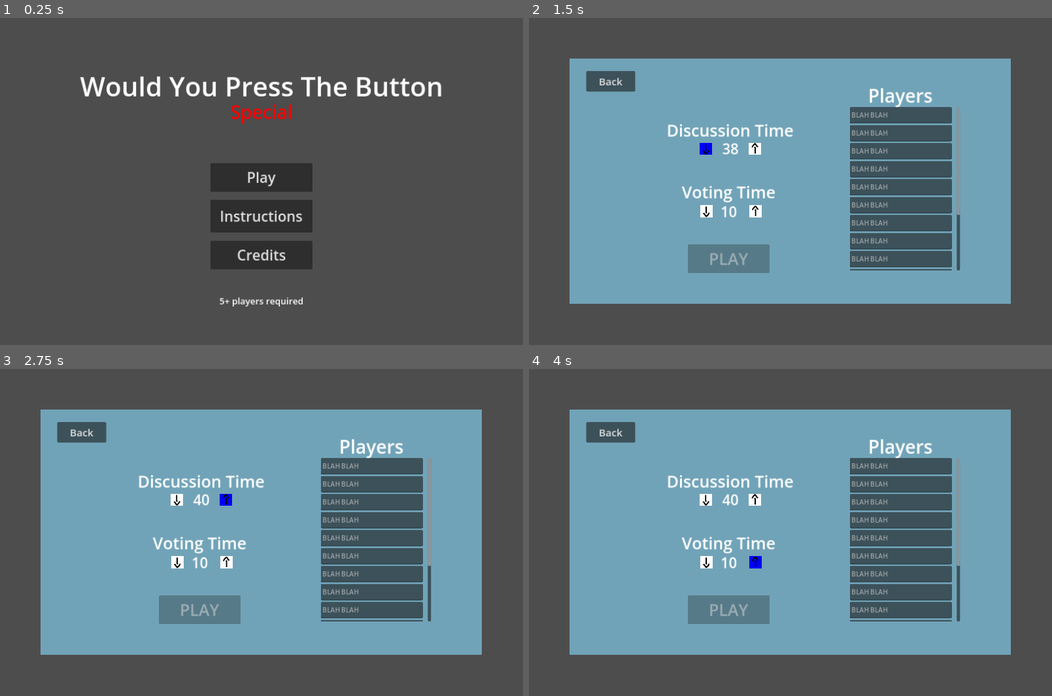
Above: before the commit, frames 1-4 (two rows, left to right).
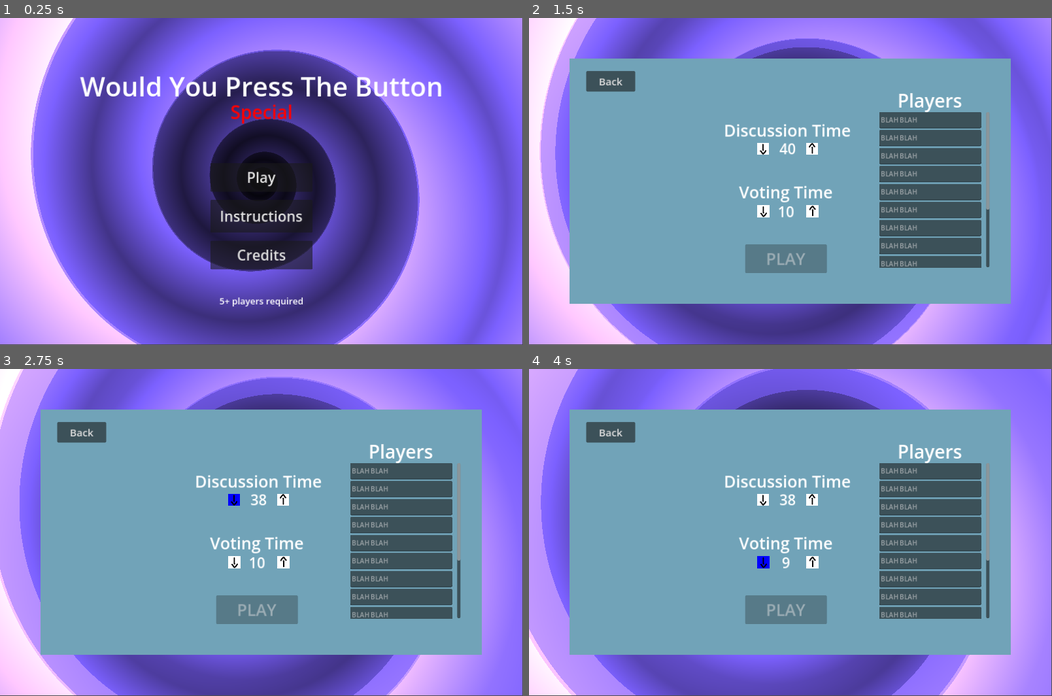
Above: after the commit, the same moments.

Repository: Beepered/WouldYouPressTheButton-Special
Game: Godot game, scene res://scenes/game_manager.tscn
The game is run twice, just before and just after one commit, with the same random seed, the same clock (stepped at 60 frames per second) and the same inputs.
Inputs (mouse positions are in pixels of both pictures, inside the frame that each line leads up to):
- Up to frame 1 (0.25 s): no input
- Up to frame 2 (1.5 s): click "Play" at 0.5 s; move the mouse to (706, 148) at 1.27 s; click (706, 148) at 1.42 s
- Up to frame 3 (2.75 s): move the mouse to (224, 499) at 2.02 s; click (224, 499) at 2.17 s
- Up to frame 4 (4 s): move the mouse to (706, 561) at 2.77 s; click (706, 561) at 2.92 s; move the mouse to (753, 561) at 3.52 s; click (753, 561) at 3.67 s

The runs differ from the first frame. In frame 1, 95% of the frame differs, in the area x 0-100%, y 0-100%; in frame 2, 48%; in frame 3, 48%; in frame 4, 48%.

Commit message:
export settings

Diff:
--- a/wouldyoupressthebutton-special/scenes/PlayScene.tscn
+++ b/wouldyoupressthebutton-special/scenes/PlayScene.tscn
@@ -44,9 +44,9 @@
 anchors_preset = 5
 anchor_left = 0.5
 anchor_right = 0.5
-offset_left = -576.0
-offset_right = 576.0
-offset_bottom = 40.0
+offset_left = -640.0
+offset_right = 640.0
+offset_bottom = 50.0
 grow_horizontal = 2
 theme_override_styles/background = SubResource("StyleBoxFlat_cwot8")
 theme_override_styles/fill = SubResource("StyleBoxFlat_3lfi2")
@@ -57,12 +57,12 @@
 anchors_preset = 5
 anchor_left = 0.5
 anchor_right = 0.5
-offset_left = -300.0
-offset_top = 58.0
-offset_right = 300.0
-offset_bottom = 98.0
-grow_horizontal = 2
-theme_override_font_sizes/font_size = 20
+offset_left = -350.0
+offset_top = 89.0
+offset_right = 350.0
+offset_bottom = 139.0
+grow_horizontal = 2
+theme_override_font_sizes/font_size = 25
 text = "title"
 horizontal_alignment = 1
 vertical_alignment = 1
@@ -72,12 +72,12 @@
 anchors_preset = 5
 anchor_left = 0.5
 anchor_right = 0.5
-offset_left = -459.0
-offset_top = 112.0
-offset_right = 459.0
-offset_bottom = 279.0
-grow_horizontal = 2
-theme_override_font_sizes/font_size = 30
+offset_left = -475.0
+offset_top = 160.0
+offset_right = 475.0
+offset_bottom = 330.0
+grow_horizontal = 2
+theme_override_font_sizes/font_size = 35
 text = "prompt"
 horizontal_alignment = 1
 vertical_alignment = 1
@@ -90,9 +90,9 @@
 anchor_right = 0.5
 anchor_bottom = 0.5
 offset_left = -400.0
-offset_top = -35.0
+offset_top = -62.0
 offset_right = 400.0
-offset_bottom = 35.0
+offset_bottom = 8.0
 grow_horizontal = 2
 grow_vertical = 2
 theme_override_font_sizes/font_size = 25
@@ -105,14 +105,22 @@
 visible = false
 
 [node name="SkipButton" type="Button" parent="Discussion"]
-offset_left = 471.0
-offset_top = 507.0
-offset_right = 671.0
-offset_bottom = 552.0
+anchors_preset = 7
+anchor_left = 0.5
+anchor_top = 1.0
+anchor_right = 0.5
+anchor_bottom = 1.0
+offset_left = -100.0
+offset_top = -150.0
+offset_right = 100.0
+offset_bottom = -105.0
+grow_horizontal = 2
+grow_vertical = 0
 theme_override_font_sizes/font_size = 20
 text = "skip discussion"
 
 [node name="Voting" type="CanvasLayer" parent="."]
+visible = false
 
 [node name="Countdown" type="Label" parent="Voting"]
 anchors_preset = 8
@@ -131,10 +139,17 @@
 
 [node name="YesButton" type="Button" parent="Voting"]
 visible = false
-offset_left = 514.0
-offset_top = 395.0
-offset_right = 624.0
-offset_bottom = 505.0
+anchors_preset = 7
+anchor_left = 0.5
+anchor_top = 1.0
+anchor_right = 0.5
+anchor_bottom = 1.0
+offset_left = -65.0
+offset_top = -298.0
+offset_right = 65.0
+offset_bottom = -168.0
+grow_horizontal = 2
+grow_vertical = 0
 theme_override_font_sizes/font_size = 30
 theme_override_styles/hover = SubResource("StyleBoxFlat_qnjcf")
 theme_override_styles/pressed = SubResource("StyleBoxFlat_yswfn")
@@ -143,10 +158,17 @@
 
 [node name="NoButton" type="Button" parent="Voting"]
 visible = false
-offset_left = 459.0
-offset_top = 534.0
-offset_right = 679.0
-offset_bottom = 594.0
+anchors_preset = 7
+anchor_left = 0.5
+anchor_top = 1.0
+anchor_right = 0.5
+anchor_bottom = 1.0
+offset_left = -120.0
+offset_top = -137.0
+offset_right = 120.0
+offset_bottom = -67.0
+grow_horizontal = 2
+grow_vertical = 0
 theme_override_colors/font_color = Color(0.347817, 0.347817, 0.347817, 1)
 theme_override_font_sizes/font_size = 25
 theme_override_styles/hover = SubResource("StyleBoxFlat_pa4wk")
@@ -163,9 +185,9 @@
 anchor_left = 0.5
 anchor_right = 0.5
 offset_left = -182.5
-offset_top = 47.0
+offset_top = 113.0
 offset_right = 182.5
-offset_bottom = 160.0
+offset_bottom = 226.0
 grow_horizontal = 2
 theme_override_font_sizes/font_size = 40
 text = "Game Finished
@@ -179,9 +201,9 @@
 anchor_right = 0.5
 anchor_bottom = 1.0
 offset_left = -300.0
-offset_top = -148.0
+offset_top = -163.0
 offset_right = 300.0
-offset_bottom = -35.0
+offset_bottom = -50.0
 grow_horizontal = 2
 grow_vertical = 0
 theme_override_colors/font_color = Color(0.781364, 0.703021, 0.371483, 1)
--- a/wouldyoupressthebutton-special/scenes/game_manager.tscn
+++ b/wouldyoupressthebutton-special/scenes/game_manager.tscn
@@ -1,6 +1,7 @@
-[gd_scene load_steps=4 format=3 uid="uid://dsb7325dtghfx"]
+[gd_scene load_steps=5 format=3 uid="uid://dsb7325dtghfx"]
 
 [ext_resource type="Script" path="res://scripts/game_manager.gd" id="1_qkb3a"]
+[ext_resource type="PackedScene" uid="uid://tcc1u6bbctds" path="res://prefabs/background.tscn" id="2_7lbhr"]
 [ext_resource type="PackedScene" uid="uid://bdyqluc1cfnb8" path="res://scenes/main_menu.tscn" id="2_j6v0a"]
 [ext_resource type="PackedScene" uid="uid://bxed8hhwxeufi" path="res://scenes/PlayScene.tscn" id="3_okk28"]
 
@@ -8,3 +9,5 @@
 script = ExtResource("1_qkb3a")
 mainMenu = ExtResource("2_j6v0a")
 playScene = ExtResource("3_okk28")
+
+[node name="Background" parent="." instance=ExtResource("2_7lbhr")]
--- a/wouldyoupressthebutton-special/scenes/main_menu.tscn
+++ b/wouldyoupressthebutton-special/scenes/main_menu.tscn
@@ -109,6 +109,7 @@
 horizontal_alignment = 1
 
 [node name="Settings" type="CanvasLayer" parent="."]
+visible = false
 
 [node name="Background" type="ColorRect" parent="Settings"]
 anchors_preset = 8
@@ -137,9 +138,9 @@
 anchors_preset = 5
 anchor_left = 0.5
 anchor_right = 0.5
-offset_left = -307.0
+offset_left = -167.0
 offset_top = 245.0
-offset_right = 13.0
+offset_right = 153.0
 offset_bottom = 305.0
 grow_horizontal = 2
 pivot_offset = Vector2(160, 30)
@@ -194,9 +195,9 @@
 anchors_preset = 5
 anchor_left = 0.5
 anchor_right = 0.5
-offset_left = -266.0
+offset_left = -126.0
 offset_top = 398.0
-offset_right = -37.0
+offset_right = 103.0
 offset_bottom = 453.0
 grow_horizontal = 2
 theme_override_font_sizes/font_size = 40
@@ -249,10 +250,10 @@
 anchors_preset = 5
 anchor_left = 0.5
 anchor_right = 0.5
-offset_left = 157.0
-offset_top = 159.0
-offset_right = 382.0
-offset_bottom = 222.0
+offset_left = 229.0
+offset_top = 171.0
+offset_right = 454.0
+offset_bottom = 234.0
 grow_horizontal = 2
 theme_override_font_sizes/font_size = 45
 text = "Players"
@@ -264,7 +265,7 @@
 offset_left = -12.0
 offset_top = 59.0
 offset_right = 258.0
-offset_bottom = 459.0
+offset_bottom = 439.0
 theme = SubResource("Theme_1foon")
 horizontal_scroll_mode = 0
 vertical_scroll_mode = 2
@@ -416,9 +417,9 @@
 visible = false
 layout_mode = 0
 offset_left = 21.0
-offset_top = 414.0
+offset_top = 471.0
 offset_right = 213.0
-offset_bottom = 440.0
+offset_bottom = 497.0
 theme_override_colors/font_color = Color(0.956863, 0, 0, 1)
 theme_override_font_sizes/font_size = 18
 text = "duplicate name found"
@@ -429,9 +430,9 @@
 anchor_top = 1.0
 anchor_right = 0.5
 anchor_bottom = 1.0
-offset_left = -251.5
+offset_left = -111.5
 offset_top = -246.0
-offset_right = -51.5
+offset_right = 88.5
 offset_bottom = -176.0
 grow_horizontal = 2
 grow_vertical = 0
--- a/wouldyoupressthebutton-special/scripts/global.gd
+++ b/wouldyoupressthebutton-special/scripts/global.gd
@@ -7,3 +7,5 @@
 var voteTime = 10
 
 var playerNames = []
+
+var file_path = "res://prompts/prompts.txt"
--- a/wouldyoupressthebutton-special/scripts/play/getPrompts.gd
+++ b/wouldyoupressthebutton-special/scripts/play/getPrompts.gd
@@ -1,10 +1,8 @@
 extends Node
 
-@onready var text_file_path = "res://prompts.txt"
-
-func get_text_list():
+func get_text_list(path):
 	var promptList = []
-	var file = FileAccess.open(text_file_path, FileAccess.READ)
+	var file = FileAccess.open(path, FileAccess.READ)
 	while file.get_position() < file.get_length():
 		promptList.push_back(file.get_line())
 	return promptList
--- a/wouldyoupressthebutton-special/scripts/play/play_controller.gd
+++ b/wouldyoupressthebutton-special/scripts/play/play_controller.gd
@@ -38,7 +38,7 @@
 var persuader; var opposer
 var points = {} # ex: {a:2, b:0, c:1, d:5, e:2}
 
-@onready var prompts = promptReader.get_text_list()
+@onready var prompts = promptReader.get_text_list(Global.file_path)
 
 func _ready() -> void:
 	# Initialize points array
Not shown, added: wouldyoupressthebutton-special/export_presets.cfg
Renamed: wouldyoupressthebutton-special/prompts.txt -> wouldyoupressthebutton-special/prompts/prompts.txt
